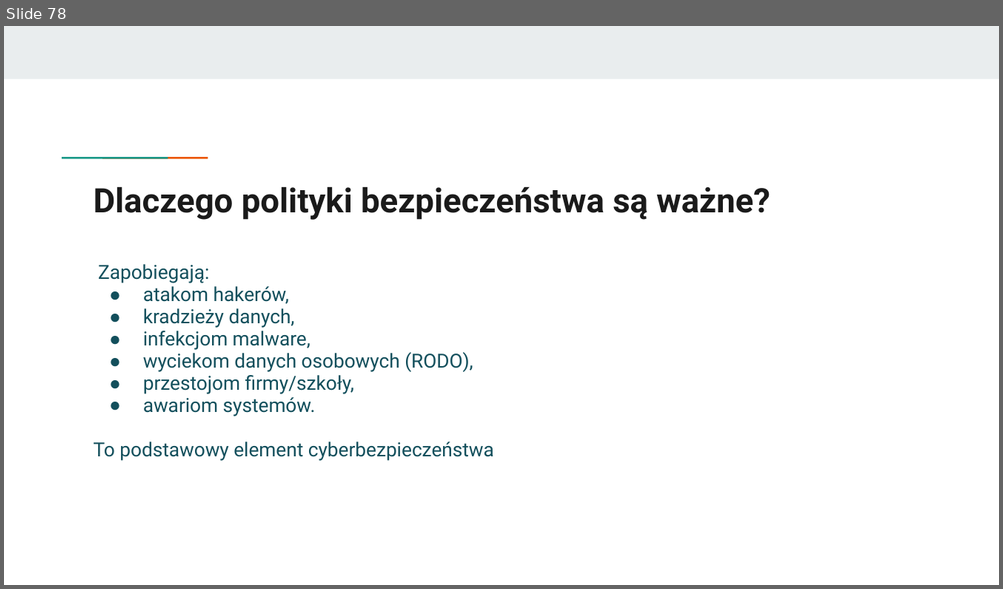
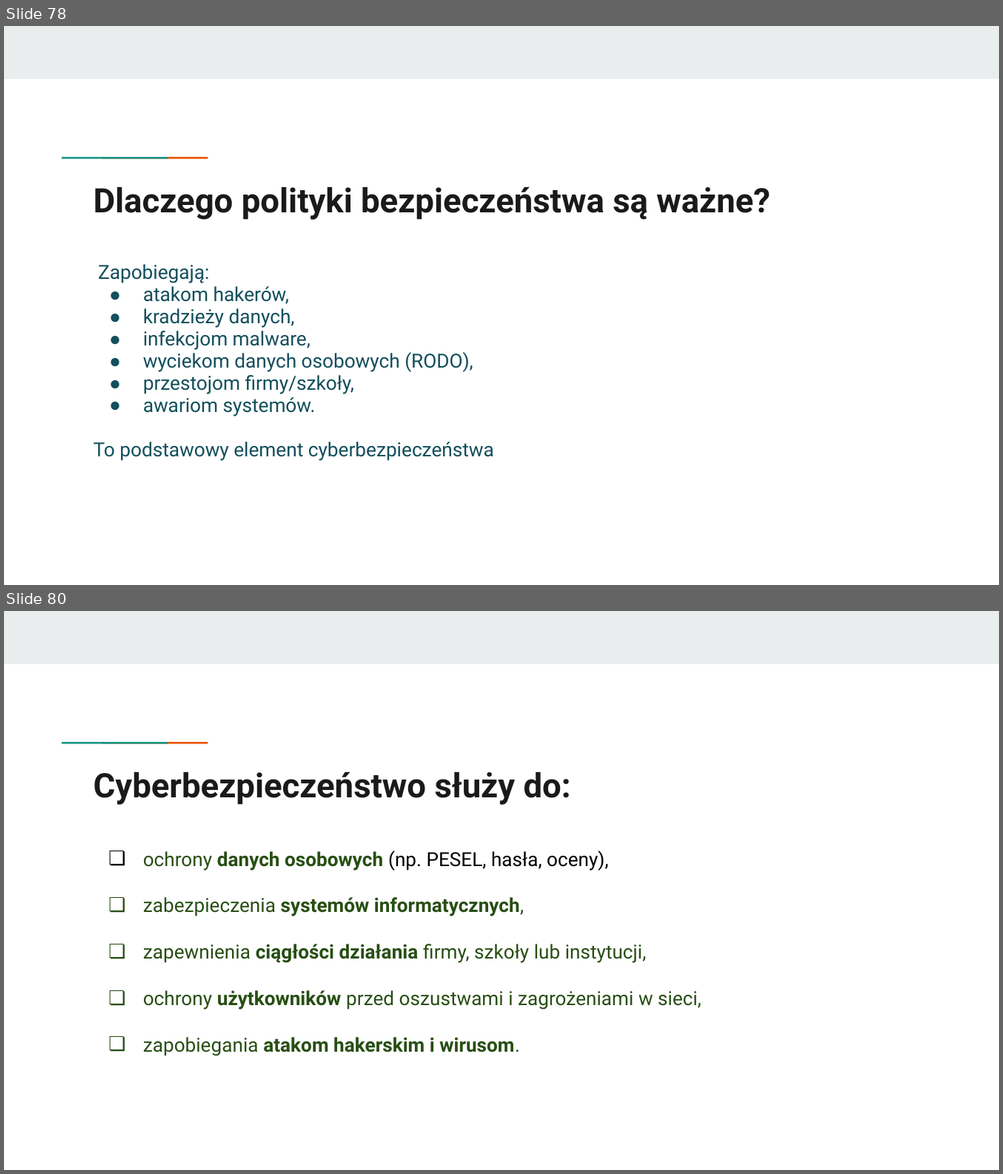
Before and after one commit to KasiaKasia/PRZEDMIOTY, a slide deck: ZASTOSOWANIE_INFORMATYKI/1A-gr_2/Zastosowanie informatyki - 1A gr. 2-plik2.pptx. Shown one above the other, each under a label of ours: slide 78 before the commit, slides 78 and 80 after it; the slides between them are not shown. The pictures are 1003x589 and 1003x1174 pixels, drawn with LibreOffice and Linux fonts; fonts in the diff are those of the drawing. Boxes give left, top, right and bottom in pixels: in the first picture for what was removed or moved away, otherwise in the second. Text is boxed around its words. In the diff, an @@ line names an element or a change of style, - is before the commit and + after.

```diff
--- a/ZASTOSOWANIE_INFORMATYKI/1A-gr_2/Zastosowanie informatyki - 1A gr. 2-plik2.pptx
+++ b/ZASTOSOWANIE_INFORMATYKI/1A-gr_2/Zastosowanie informatyki - 1A gr. 2-plik2.pptx
@@ slide 80 added at box(4, 611, 999, 1170), background #FFFFFF; not listed: 3 template elements that a slide beside it also shows @@
@@ title added at box(94, 772, 571, 805), 24.4 pt, text #1A1A1A, bold @@
+Cyberbezpieczeństwo służy do:
@@ text added at box(143, 851, 701, 1056), 14 pt, text #274E13 @@
+❏ ochrony danych osobowych (np. PESEL, hasła, oceny),
+❏ zabezpieczenia systemów informatycznych,
+❏ zapewnienia ciągłości działania firmy, szkoły lub instytucji,
+❏ ochrony użytkowników przed oszustwami i zagrożeniami w sieci,
+❏ zapobiegania atakom hakerskim i wirusom.
```
Also in this commit, not shown: 2 slides changed, 5 other slides added, 1 other file.
